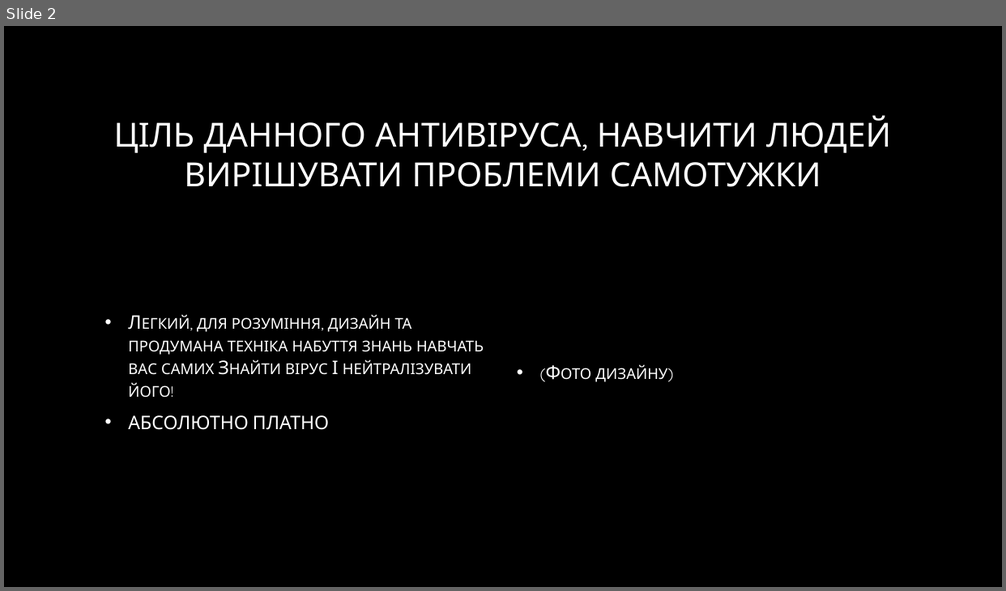
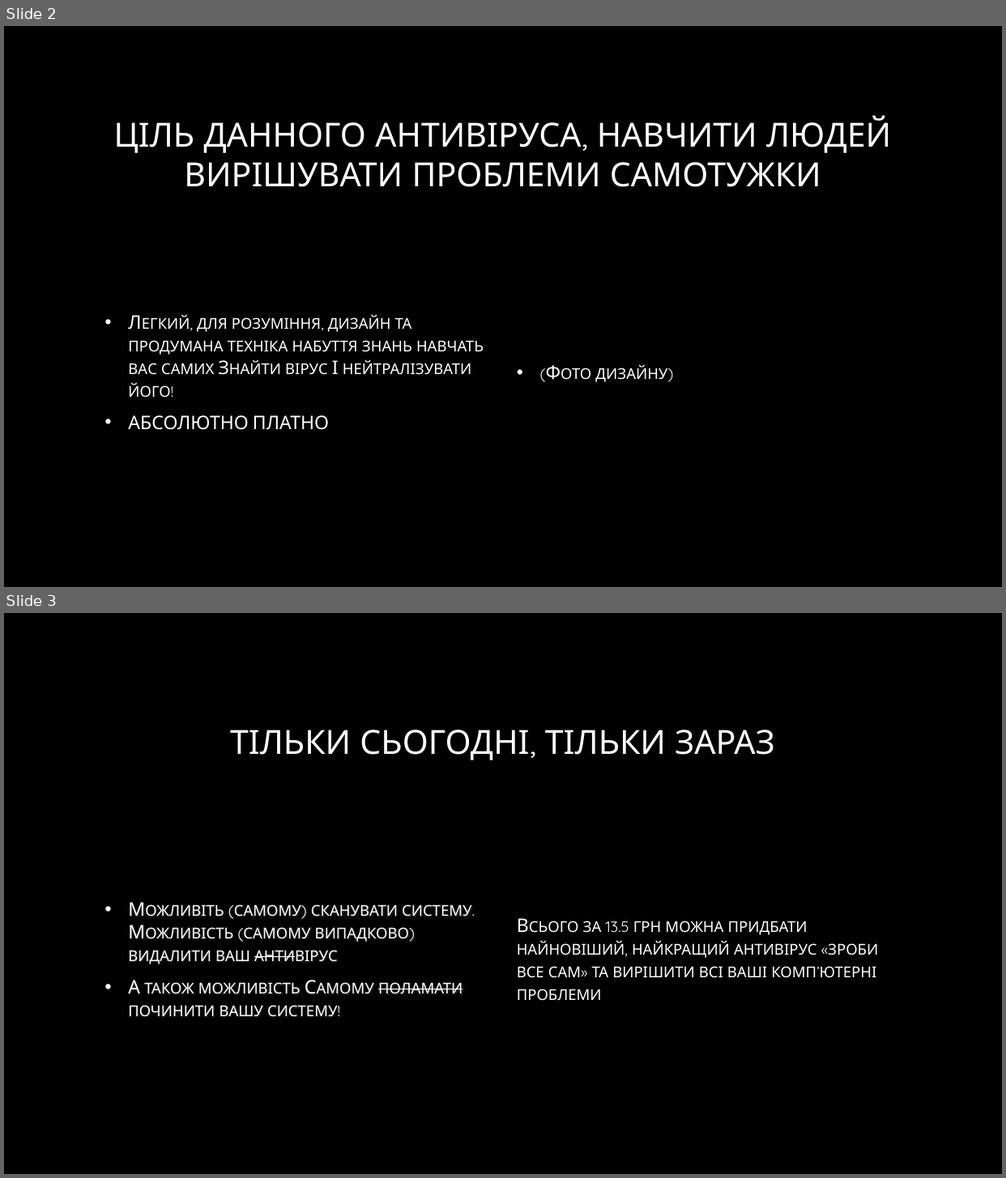
Before and after one commit to Yarosurawa/anti, a slide deck: Антивірус «Зроби все сам!».pptx. Shown one above the other, each under a label of ours: slide 2 before the commit, slides 2 and 3 after it. The pictures are 1006x591 and 1006x1178 pixels, drawn with LibreOffice and Linux fonts; fonts in the diff are those of the drawing; background and template pictures are left out. Boxes give left, top, right and bottom in pixels: in the first picture for what was removed or moved away, otherwise in the second. Text is boxed around its words. In the diff, an @@ line names an element or a change of style, - is before the commit and + after.

```diff
--- a/Антивірус «Зроби все сам!».pptx
+++ b/Антивірус «Зроби все сам!».pptx
@@ slide 3 added at (4,613,1002,1174), background picture (left out) @@
@@ title added at (230,730,775,760), 32 pt, text gradient #FFFFFF to #A6A6A6 @@
+ТІЛЬКИ СЬОГОДНІ, ТІЛЬКИ ЗАРАЗ
@@ text added at (128,905,471,1017), 18 pt, text gradient #FFFFFF to #BFBFBF, small capitals @@
+• Можливіть (самому) сканувати систему. Можливість (самому випадково) видалити ваш антивірус
+• А також можливість Самому поламати починити вашу систему!
@@ text added at (517,921,879,1001), 18 pt, text gradient #FFFFFF to #BFBFBF, small capitals @@
+Всього за 13.5 грн можна придбати найновіший, найкращий антивірус «зроби все сам» та вирішити всі ваші комп’ютерні проблеми
```
Also in this commit, not shown: 1 other slide added.
